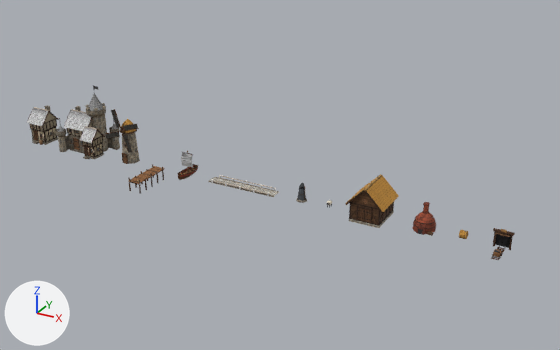
The glTF model apps/web/public/models/village.glb, before and after one commit.
Camera for both pictures: a 50 mm camera at (119.1, -109.8, 58.8) aimed at (58.0, 1.2, 3.3). Every picture has the same lights, and +X, +Y and +Z are marked at lower left. The first picture is the older version. Where no turn or scale is listed for an object, it has been applied to the vertices. Vertices at exactly the same position are counted once.

Before the edit, the objects in view are built like this:
```python
ob_barn = bpy.data.objects.new('Barn', me_barn)
ob_barn.location = (76.2, 0.0, 0.0)
ob_boat = bpy.data.objects.new('Boat', me_boat)
ob_boat.location = (38.8, 0.0, 0.0)
ob_city = bpy.data.objects.new('City', me_city)
ob_city.location = (14.3, 0.0, 0.0)
ob_dock = bpy.data.objects.new('Dock', me_dock)
ob_dock.location = (32.2, 0.0, 0.0)
ob_haybale = bpy.data.objects.new('HayBale', me_haybale)
ob_haybale.location = (91.9, 0.0, 0.0)
ob_kiln = bpy.data.objects.new('Kiln', me_kiln)
ob_kiln.location = (85.5, 0.0, 0.0)
ob_mine = bpy.data.objects.new('Mine', me_mine)
ob_mine.location = (98.1, 0.0, 0.0)
ob_settlement = bpy.data.objects.new('Settlement', me_settlement)
ob_settlement.location = (2.5, 0.0, 0.0)
ob_windmill = bpy.data.objects.new('Windmill', me_windmill)
ob_windmill.location = (25.2, 0.0, 0.0)
# also in view: 'Road' at (51.1, 0.0, 0.3)
```
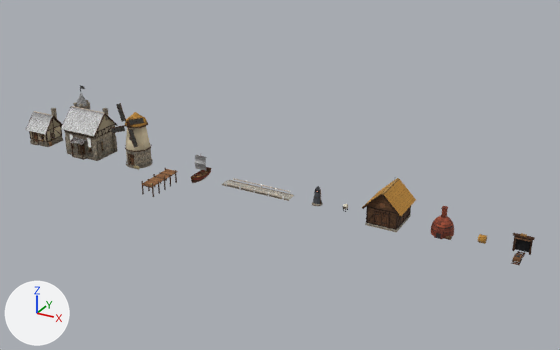
Where the change shows, as pixel boxes (x1, y1, x2, y2) in the pictures (560 x 350 px):
'City', reshaped, moved (11% narrower)
    before: (56, 85, 120, 159)
    after: (61, 86, 118, 161)
'Barn', moved
    before: (345, 174, 399, 228)
    after: (362, 177, 416, 232)
'Mill', added (brown)
    after: (125, 112, 153, 170)
'Cottage', added
    after: (26, 108, 63, 147)
'Kiln', moved
    before: (413, 202, 436, 236)
    after: (431, 206, 454, 240)
'Settlement', deleted
    before: (27, 105, 59, 145)
'Mine', moved
    before: (491, 228, 515, 260)
    after: (511, 233, 535, 265)
'Dock', moved
    before: (128, 164, 165, 194)
    after: (141, 167, 178, 197)
'Road', moved
    before: (208, 175, 279, 197)
    after: (222, 178, 294, 201)
'Boat', moved
    before: (177, 151, 198, 180)
    after: (191, 155, 212, 183)
'Sails', moved
    before: (105, 109, 139, 153)
    after: (110, 103, 145, 147)
'Windmill', deleted (brown)
    before: (120, 119, 140, 164)
'Robber', moved
    before: (296, 183, 307, 203)
    after: (312, 186, 323, 206)
'HayBale', moved
    before: (459, 230, 468, 239)
    after: (478, 234, 487, 244)
part 1 of me_city, rebuilt
    before: (69, 148, 85, 154)
    after: (67, 150, 117, 161)
part 2 of me_city, deleted
    before: (57, 85, 120, 159)
part 3 of me_city, built on
    before: (56, 93, 120, 156)
    after: (61, 86, 118, 160)

Diff of the bpy script that builds the scene:
```diff
--- a/apps/web/public/models/village.glb.py
+++ b/apps/web/public/models/village.glb.py
@@ mat_interior @@
+mat_interior = bpy.data.materials.new('Interior')
+# uses the picture img_village_atlas
@@ me_city @@
 # used by ob_city; location = (14.3, 0.0, 0.0)
-me_city.from_pydata(...)  # 2258 vertices, 2876 faces; spans x -5.3..5.2, y -3.7..4.6, z 0.0..13.6
+me_city.from_pydata(...)  # 1727 vertices, 2322 faces; spans x -6.42..4.39, y -4.37..5.24, z -0.25..12.31
+# me_city part 1: the loose piece of 30 vertices spanning x -3.5..1.7, y -1.7..2.3, z 0.0..0.5 is rebuilt with 66 vertices and now spans x -4.0..4.0, y -3.0..3.0, z -0.25..0.36
+# me_city part 2: 203 loose pieces with 1567 vertices, spanning x -5.1..5.0, y -3.7..4.4, z 0.0..13.6, are deleted
+# me_city part 3: 637 vertices removed from x -5.3..5.2, y -3.7..4.6, z 0.0..12.0; 1421 vertices added at x -6.42..4.39, y -4.37..5.24, z 0.0..12.31
+# other edits to the shape of me_city do not show in these pictures
 me_city.materials.append(mat_village)
@@ me_city @@
 me_city.materials.append(mat_iron)
+me_city.materials.append(mat_interior)
@@ me_mill @@
+me_mill.from_pydata(...)  # 629 vertices, 854 faces; spans x -2.6..2.6, y -3.03..2.6, z -0.2..10.44
+# faces by material slot: [760, 94]
+me_mill.materials.append(mat_village)
+me_mill.materials.append(mat_interior)
@@ me_cottage @@
+me_cottage.from_pydata(...)  # 1658 vertices, 2125 faces; spans x -2.8..3.08, y -2.96..2.78, z -0.25..6.66
+# faces by material slot: [1903, 48, 16, 158]
+me_cottage.materials.append(mat_village)
+me_cottage.materials.append(mat_owner_roof)
+me_cottage.materials.append(mat_owner_trim)
+me_cottage.materials.append(mat_interior)
@@ ob_barn @@
 ob_barn = bpy.data.objects.new('Barn', me_barn)
-ob_barn.location = (76.2, 0.0, 0.0)
+ob_barn.location = (79.2, 0.0, 0.0)
@@ ob_boat @@
 ob_boat = bpy.data.objects.new('Boat', me_boat)
-ob_boat.location = (38.8, 0.0, 0.0)
+ob_boat.location = (41.8, 0.0, 0.0)
@@ ob_city @@
 ob_city = bpy.data.objects.new('City', me_city)
-ob_city.location = (14.3, 0.0, 0.0)
+ob_city.location = (15.3, 0.0, 0.0)
@@ ob_dock @@
 ob_dock = bpy.data.objects.new('Dock', me_dock)
-ob_dock.location = (32.2, 0.0, 0.0)
+ob_dock.location = (35.2, 0.0, 0.0)
@@ ob_haybale @@
 ob_haybale = bpy.data.objects.new('HayBale', me_haybale)
-ob_haybale.location = (91.9, 0.0, 0.0)
+ob_haybale.location = (95.0, 0.0, 0.0)
@@ ob_kiln @@
 ob_kiln = bpy.data.objects.new('Kiln', me_kiln)
-ob_kiln.location = (85.5, 0.0, 0.0)
+ob_kiln.location = (88.5, 0.0, 0.0)
@@ ob_mine @@
 ob_mine = bpy.data.objects.new('Mine', me_mine)
-ob_mine.location = (98.1, 0.0, 0.0)
+ob_mine.location = (101.1, 0.0, 0.0)
@@ ob_road @@
 ob_road = bpy.data.objects.new('Road', me_road)
-ob_road.location = (51.1, 0.0, 0.0)
+ob_road.location = (54.1, 0.0, 0.0)
@@ ob_robber @@
 ob_robber = bpy.data.objects.new('Robber', me_robber)
-ob_robber.location = (63.1, 0.0, 0.0)
+ob_robber.location = (66.1, 0.0, 0.0)
@@ ob_settlement @@
-ob_settlement = bpy.data.objects.new('Settlement', me_settlement)
-ob_settlement.location = (2.5, 0.0, 0.0)
@@ ob_windmill @@
-ob_windmill = bpy.data.objects.new('Windmill', me_windmill)
-ob_windmill.location = (25.2, 0.0, 0.0)
@@ ob_sails @@
 ob_sails = bpy.data.objects.new('Sails', me_sails)
-ob_sails.location = (25.2, -1.6, 6.8)
+ob_sails.location = (27.3, -2.3, 8.5)
@@ ob_mill @@
+ob_mill = bpy.data.objects.new('Mill', me_mill)
+ob_mill.location = (27.3, 0.0, 0.0)
@@ ob_cottage @@
+ob_cottage = bpy.data.objects.new('Cottage', me_cottage)
+ob_cottage.location = (2.9, 0.0, 0.0)
```
